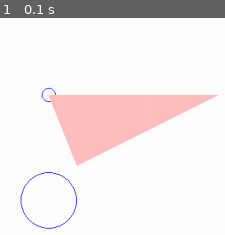
Above: before the commit, frame 1.
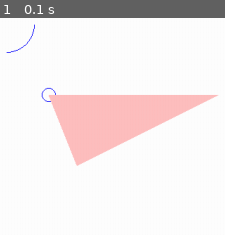
Above: after the commit, the same moment.

Repository: nolmegamelab/PlaySimulator
Game: pygame game, started from learn/1. pygame basics.py
Same seed, same stepped clock (60 frames per second), same inputs: the game is played once before the commit and once after it.
Inputs:
- Up to frame 1 (0.1 s): no input

The runs differ from the first frame. In frame 1, 0.7% of the frame differs, in the area x 2-35%, y 2-98%.

Commit message:
shape / scene / 카메라 구현

Diff:
--- a/learn/1. pygame basics.py
+++ b/learn/1. pygame basics.py
@@ -51,7 +51,7 @@
 
     size = w, h = (400, 400)
     surface = pygame.Surface(size, pygame.SRCALPHA)
-    pygame.draw.circle(surface, colors['blue'], [60, 250], 40, 1)
+    pygame.draw.circle(surface, colors['blue'], [0, 0], 40, 1)
     pygame.draw.circle(surface, colors['blue'], [60, 100], 10, 1)
     pygame.draw.polygon(surface, (255, 0, 0, 64), [[60, 100], [100, 200], [300, 100]])
 
--- /dev/null
+++ b/scene/scene.py
@@ -0,0 +1,59 @@
+# scene
+# - bounds
+# - camera
+#   - zoom in / out
+#   - move
+
+import math
+import pygame
+import scene.shape
+
+class Scene:
+    def __init__(self, sw, sh, lx, ly, rx, ry):
+        self.sw = sw  # surface width
+        self.sh = sh  # surface height
+        self.lx = lx  # left bound x
+        self.ly = ly  # left bound y
+        self.rx = rx  # right bound x
+        self.ry = ry  # right bound y
+        self.surface = pygame.Surface((sw, sh), pygame.SRCALPHA)
+        self.scale = 1.0
+        self.pan_x = 0
+        self.pan_y = 0
+        self.shapes = {}
+
+    def attach(self, name, shape):
+        self.shapes[name] = shape
+
+    def detach(self, name):
+        del self.shapes[name]
+
+    def find(self, name):
+        return self.shapes[name]
+
+    def zoom(self, value):
+        self.scale *= value
+        self.scale = max(0.05, self.scale)
+
+    def locate(self, x, y):
+        self.pan_x = x
+        self.pan_y = y
+
+    def pan(self, dx, dy):
+        self.pan_x += dx
+        self.pan_y += dy
+
+    def draw(self, screen):
+        self.surface.fill(scene.shape.Color.WHITE)
+        self._draw_shapes()
+        screen.blit(self.surface, (0, 0))
+
+    def _draw_shapes(self):
+        for key in self.shapes:
+            shape = self.shapes[key]
+            x = (shape.transform.x - (self.lx+self.pan_x)) * self.scale
+            y = (shape.transform.y - (self.ly+self.pan_y)) * self.scale
+            shape.draw(self.surface, x, y, self.scale)
+
+if __name__ == "__main__" :
+    print('scene module')
--- /dev/null
+++ b/scene/shape.py
@@ -0,0 +1,120 @@
+import pygame
+import math
+
+class Color:
+    '''
+    Color class to represent r, g, b, a
+    '''
+    BLACK = (0, 0, 0)
+    WHITE = (255, 255, 255)
+    BLUE = (0, 0, 255)
+    GREEN = (0, 255, 0)
+    RED = (255, 0, 0)
+
+    def __init__(self):
+        self.r = 0
+        self.g = 0
+        self.b = 0
+        self.a = 255
+
+    def __init__(self, r, g, b, a):
+        self.r = r
+        self.g = g
+        self.b = b
+        self.a = a
+
+class Transform:
+    def __init__(self):
+        self.x = 0
+        self.y = 0
+        self.rx = 0
+        self.ry = 0
+        self.scale = 1
+        pass
+
+    def rotate(self, inc_rx, inc_ry):
+        self.rx += inc_rx
+        self.ry += inc_ry
+
+    def locate(self, x, y):
+        self.x = x
+        self.y = y
+
+    def move(self, dx, dy):
+        self.x += dx
+        self.y += dy
+
+    def scale(self, sc):
+        self.scale = sc
+
+class Shape:
+
+    def __init__(self, width, height, color):
+        self.width = width
+        self.height = height
+        self.color = color
+        self.cx = width / 2
+        self.cy = height / 2
+        self.transform = Transform()
+        self.surface = pygame.Surface((self.width, self.height), pygame.SRCALPHA)
+
+    def draw(self, surface):
+        pass
+
+    def draw(self, surface, x, y, scale):
+        pass
+
+class Circle(Shape):
+    def __init__(self, width, height, color, radius, fill=1):
+        super().__init__(width, height, color)
+        self.radius = radius
+        self.fill = fill
+        self.thick = self.radius * self.fill
+
+    def draw(self, surface):
+        pygame.draw.circle(
+            self.surface,
+            self.color,
+            [self.cx, self.cy],
+            self.radius,
+            math.ceil(self.thick)+1)
+        surface.blit(self.surface, (self.transform.x, self.transform.y))
+
+    def draw(self, surface, x, y, scale):
+        pygame.draw.circle(
+            self.surface,
+            self.color,
+            [self.cx, self.cy],
+            self.radius,
+            math.ceil(self.thick)+1)
+
+        w = self.width * scale
+        h = self.height * scale
+        ns = pygame.transform.scale(self.surface, (w, h))
+        surface.blit(ns, (x, y))
+
+class Rect(Shape):
+    def __init__(self, width, height, color, fill=1):
+        super().__init__(width, height, color)
+        self.fill = fill
+        self.thick = self.width * self.fill
+
+    def draw(self, surface):
+        pygame.draw.rect(
+            self.surface,
+            self.color,
+            [0, 0, self.width, self.height],
+            math.ceil(self.thick)+1)
+        surface.blit(self.surface, (self.transform.x, self.transform.y))
+
+    def draw(self, surface, x, y, scale):
+        pygame.draw.rect(
+            self.surface,
+            self.color,
+            [0, 0, self.width, self.height],
+            math.ceil(self.thick)+1)
+
+        w = self.width * scale
+        h = self.height * scale
+        ns = pygame.transform.scale(self.surface, (w, h))
+        surface.blit(ns, (x, y))
--- /dev/null
+++ b/test/test_scene.py
@@ -0,0 +1,47 @@
+import pygame
+import sys
+import os
+
+sys.path.insert(1, os.path.join(sys.path[0], '..'))
+
+import scene.scene
+import scene.shape
+
+pygame.init()
+pygame.display.set_caption('draw alpha')
+
+screen = pygame.display.set_mode((1280, 768))
+running = True
+
+s1 = scene.scene.Scene(1280, 768, 0, 0, 1280, 768)
+
+c1 = scene.shape.Circle(100, 100, (255, 0, 0, 128), 30, 1)
+c1.transform.move(200, 100)
+c2 = scene.shape.Circle(600, 600, (255, 0, 0, 128), 300, 1)
+c2.transform.move(200, 100)
+
+r1 = scene.shape.Rect(100, 300, (0, 255, 0, 128), 1)
+r1.transform.move(300, 100)
+
+s1.attach('circle_01', c1)
+s1.attach('circle_02', c2)
+s1.attach('rect_01', r1)
+
+s1.zoom(1)
+s1.pan(0, -500)
+#s1.locate(300, 300)
+
+while running:
+    for event in pygame.event.get():
+        if event.type == pygame.QUIT:
+            running = False
+
+    screen.fill(scene.shape.Color.WHITE)
+    s1.draw(screen)
+    cir = s1.find('circle_01')
+    cir.transform.move(0.1, 0.1)
+    r = s1.find('rect_01')
+    r.transform.move(0.0, 0.1)
+    s1.pan(-0.05, 0.1)
+    s1.zoom(0.999)
+    pygame.display.flip()
--- /dev/null
+++ b/test/test_shape.py
@@ -0,0 +1,27 @@
+# test shape drawing
+
+import pygame
+import sys
+import os
+
+sys.path.insert(1, os.path.join(sys.path[0], '..'))
+
+import scene.shape
+
+pygame.init()
+pygame.display.set_caption('draw alpha')
+
+screen = pygame.display.set_mode((1280, 768))
+running = True
+
+c1 = scene.shape.Circle(100, 100, (255, 0, 0, 255), 30, 1)
+c1.transform.move(100, 100)
+
+while running:
+    for event in pygame.event.get():
+        if event.type == pygame.QUIT:
+            running = False
+
+    screen.fill(scene.shape.Color.WHITE)
+    c1.draw(screen)
+    pygame.display.flip()
Empty file added: scene/__init__.py
Not shown, added: doc/1. shape.md
